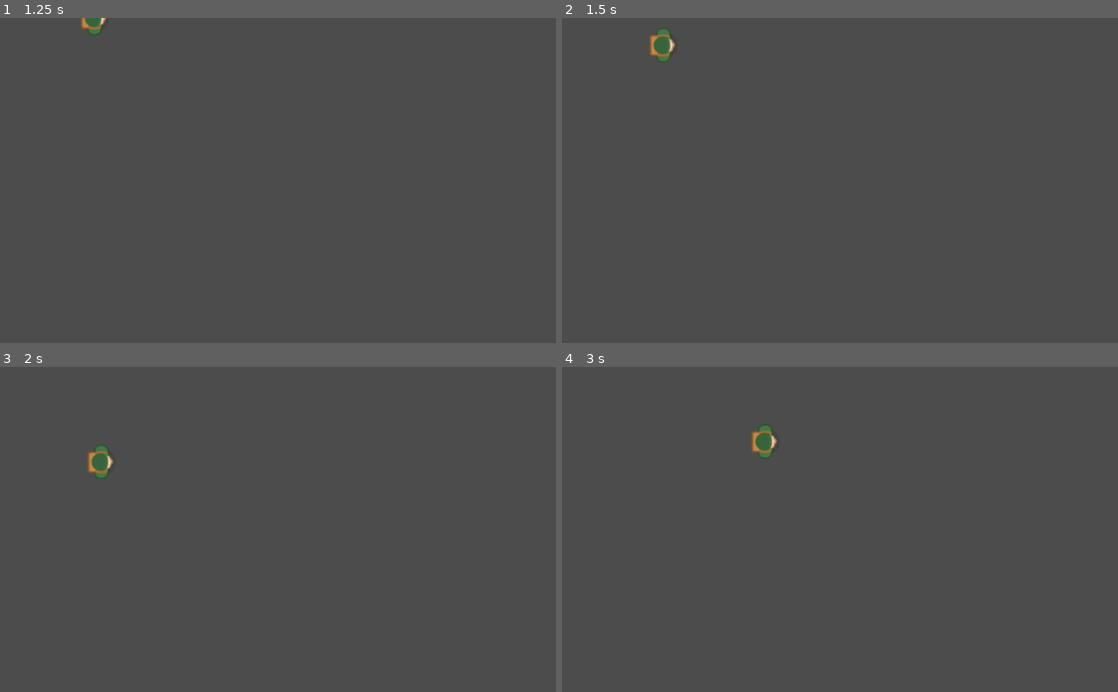
Above: before the commit, frames 1-4 (two rows, left to right).
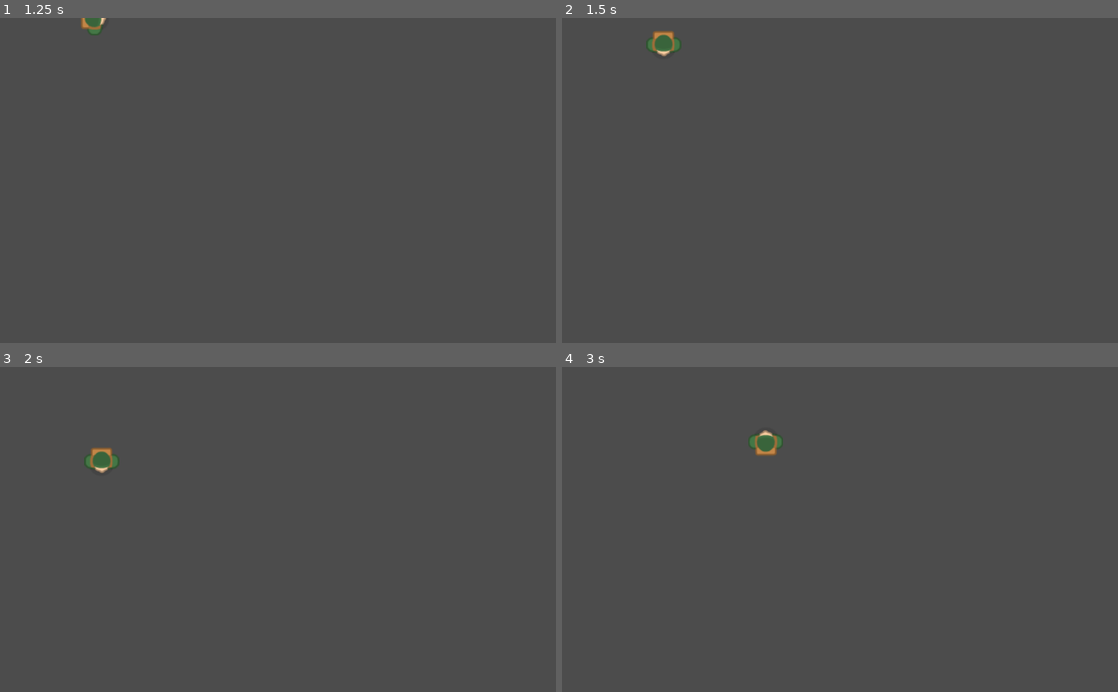
Above: after the commit, the same moments.

Repository: DepressdMonstr/TopView
Game: Godot game, scene res://Player.tscn
Same seed, same stepped clock (60 frames per second), same inputs: the game is played once before the commit and once after it. The project has no main scene, so this scene is started directly.
Inputs:
- Up to frame 1 (1.25 s): tap Enter at 0.5 s; hold D (move_right) from 0.53 s (still down)
- Up to frame 2 (1.5 s): release D (move_right) at 1.28 s; hold S (move_down) from 1.28 s (still down)
- Up to frame 3 (2 s): keep holding S (move_down)
- Up to frame 4 (3 s): release S (move_down) at 2.03 s; hold D (move_right) 2.03-2.78 s; hold Z (move_up) from 2.78 s (still down)

Frame 1 is identical in both runs. In frame 2, 0.3% of the frame differs, in the area x 15-22%, y 2-14%; in frame 3, 0.3%; in frame 4, 0.3%, in the area x 33-40%, y 17-29%.

Commit message:
movement

Diff:
--- a/Player.gd
+++ b/Player.gd
@@ -20,18 +20,22 @@
 	if Input.is_action_pressed("move_up"):
 		vel.y -= 1
 		facingDir = Vector2(0, -1)
+		rotation_degrees = -90
 
 	if Input.is_action_pressed("move_down"):
 		vel.y += 1
 		facingDir = Vector2(0, 1)
+		rotation_degrees = 90
 
 	if Input.is_action_pressed("move_left"):
 		vel.x -= 1
 		facingDir = Vector2(-1, 0)
+		rotation_degrees = -180
 
 	if Input.is_action_pressed("move_right"):
 		vel.x += 1
 		facingDir = Vector2(1, 0)
+		rotation_degrees = 0
 
 	vel = vel.normalized()
 
